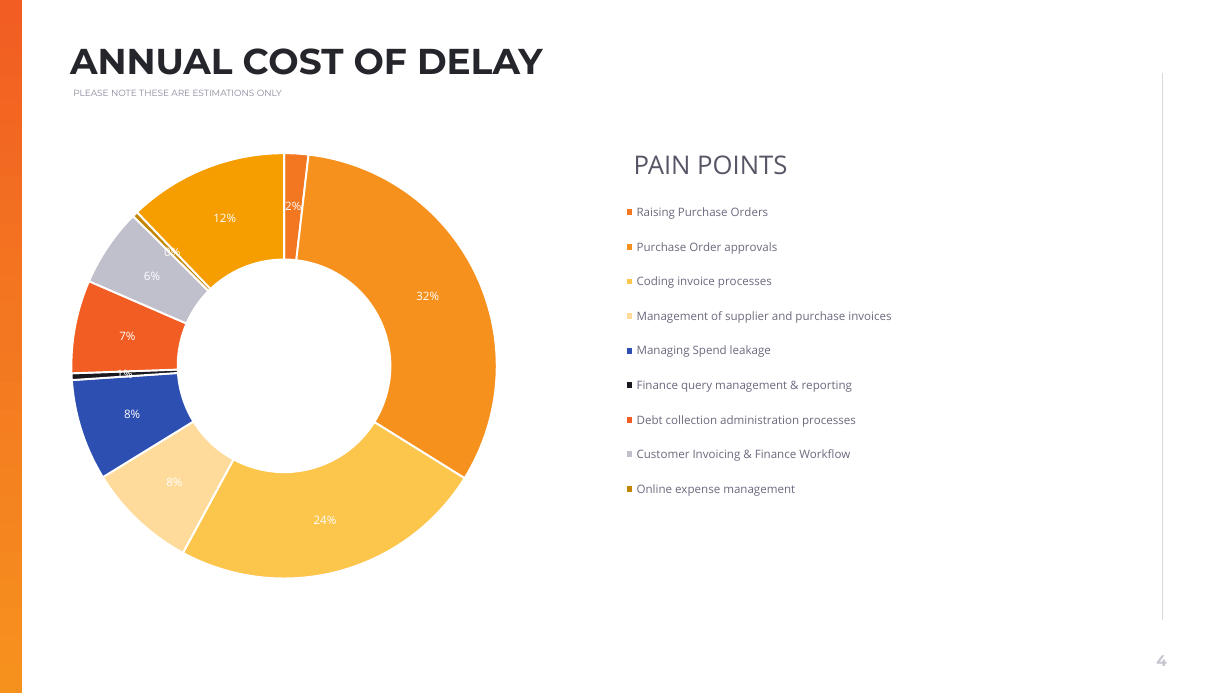
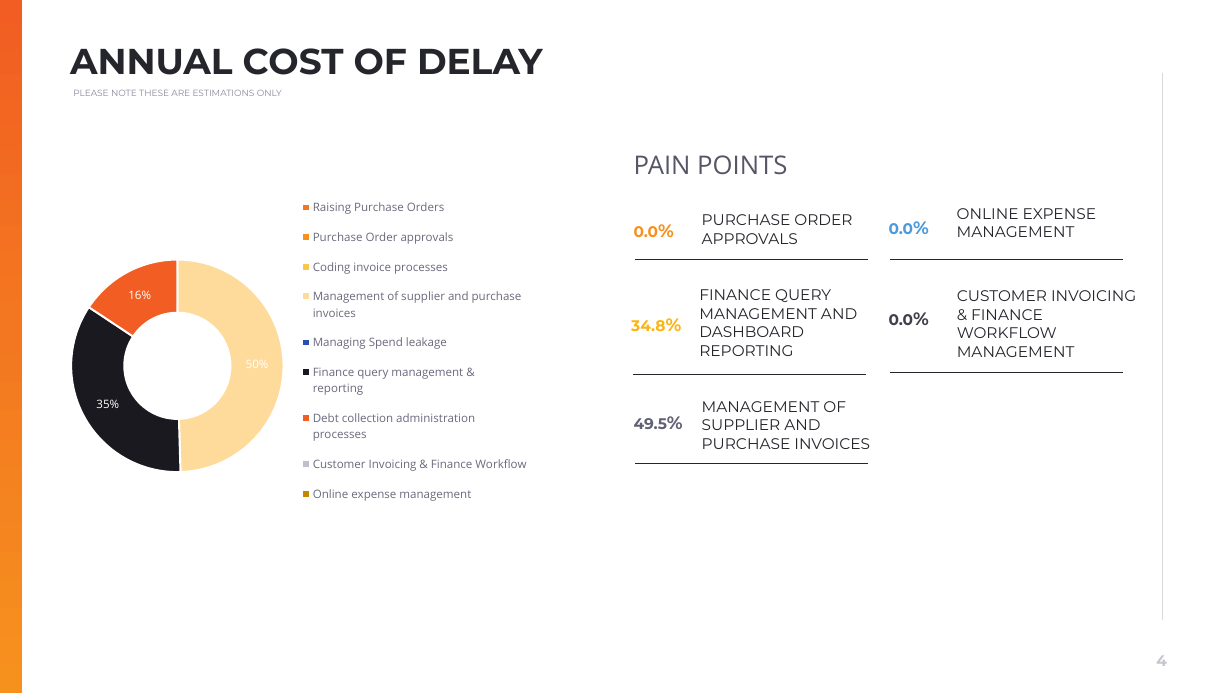
Before and after one commit to muratozdemirpiblo/ppt-api, a slide deck: slide 4 of client_output.pptx. Drawn at 1232x693 pixels with LibreOffice and Linux fonts; fonts in the diff are those of the drawing; background and template pictures are left out. Boxes give left, top, right and bottom in pixels: in the first picture for what was removed or moved away, otherwise in the second. Text is boxed around its words. In the diff, an @@ line names an element or a change of style, - is before the commit and + after.

```diff
--- a/client_output.pptx
+++ b/client_output.pptx
@@ doughnut chart at box(70, 140, 571, 635) @@
-Series 1: 2, 32, 24, 8, 8, 1, 7, 6, 0, 12
+Series 1: 0, 0, 0, 50, 0, 35, 16, 0, 0, 0
@@ doughnut chart: place and size @@
-doughnut chart at box(70, 140, 1073, 635)
+doughnut chart at box(70, 140, 571, 635)
@@ text added at box(957, 208, 1096, 237), 12 pt, text #25252C @@
+ONLINE EXPENSE MANAGEMENT
@@ text added at box(634, 226, 659, 237), 12 pt, text #F6911E, bold @@
+0.0%
@@ text added at box(702, 214, 852, 244), 12 pt, text #25252C @@
+PURCHASE ORDER APPROVALS
@@ text added at box(889, 223, 914, 234), 12 pt, text #4C9ADB, bold @@
+0.0%
@@ line added from (636, 260) to (869, 260), #25252C 0.5 pt @@
@@ line added from (891, 259) to (1124, 259), #25252C 0.5 pt @@
@@ text added at box(699, 289, 857, 356), 12 pt, text #25252C @@
+FINANCE QUERY MANAGEMENT AND DASHBOARD REPORTING
@@ text added at box(957, 290, 1136, 357), 12 pt, text #25252C @@
+CUSTOMER INVOICING & FINANCE WORKFLOW MANAGEMENT
@@ text added at box(631, 320, 665, 331), 12 pt, text #FCB415, bold @@
+34.8%
@@ text added at box(889, 314, 914, 325), 12 pt, text #40404C, bold @@
+0.0%
@@ line added from (633, 374) to (866, 374), #25252C 0.5 pt @@
@@ line added from (891, 372) to (1124, 372), #25252C 0.5 pt @@
@@ text added at box(634, 418, 667, 429), 12 pt, text #616173, bold @@
+49.5%
@@ text added at box(702, 401, 870, 449), 12 pt, text #25252C @@
+MANAGEMENT OF SUPPLIER AND PURCHASE INVOICES
@@ line added from (636, 463) to (869, 463), #25252C 0.5 pt @@
```
Also in this commit, not shown: 4 other slides changed, 4 other files.
